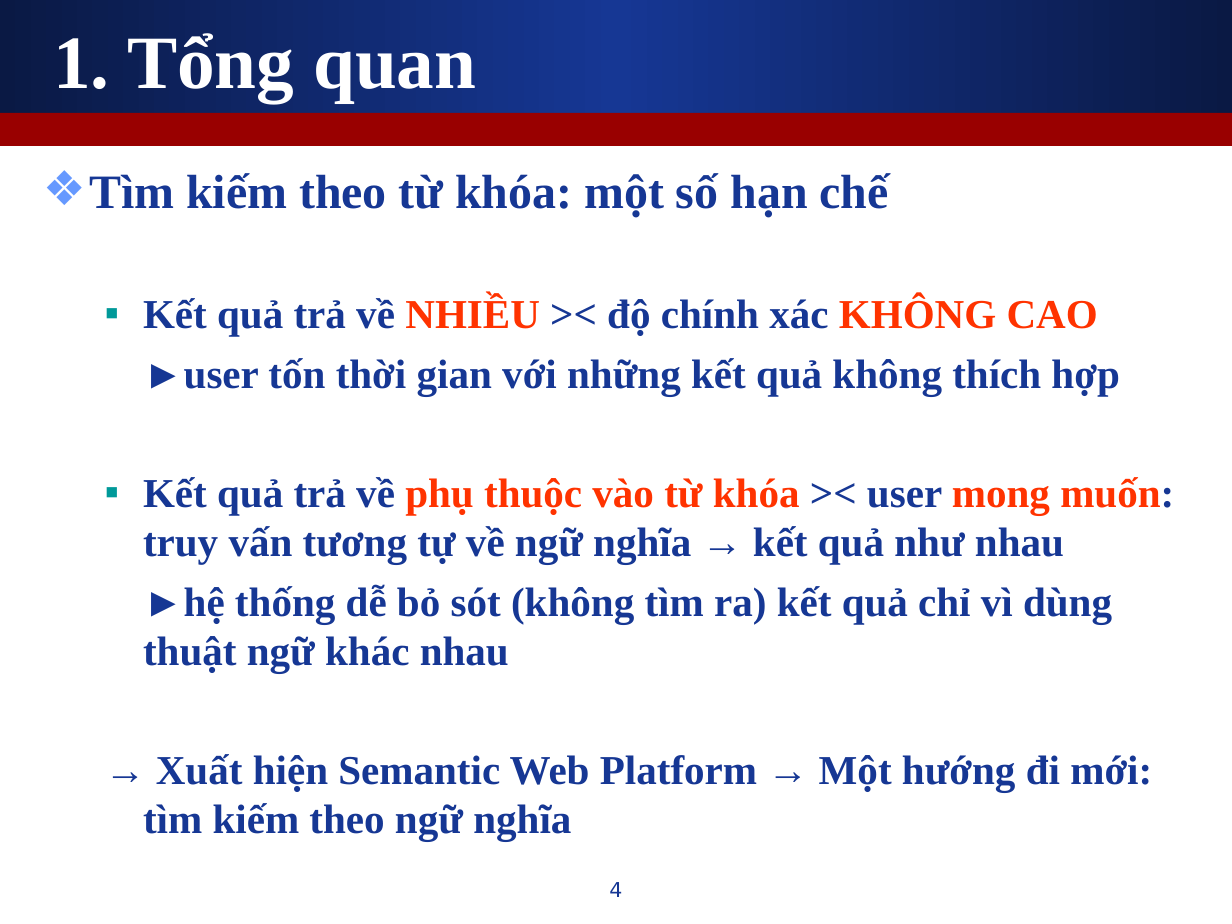
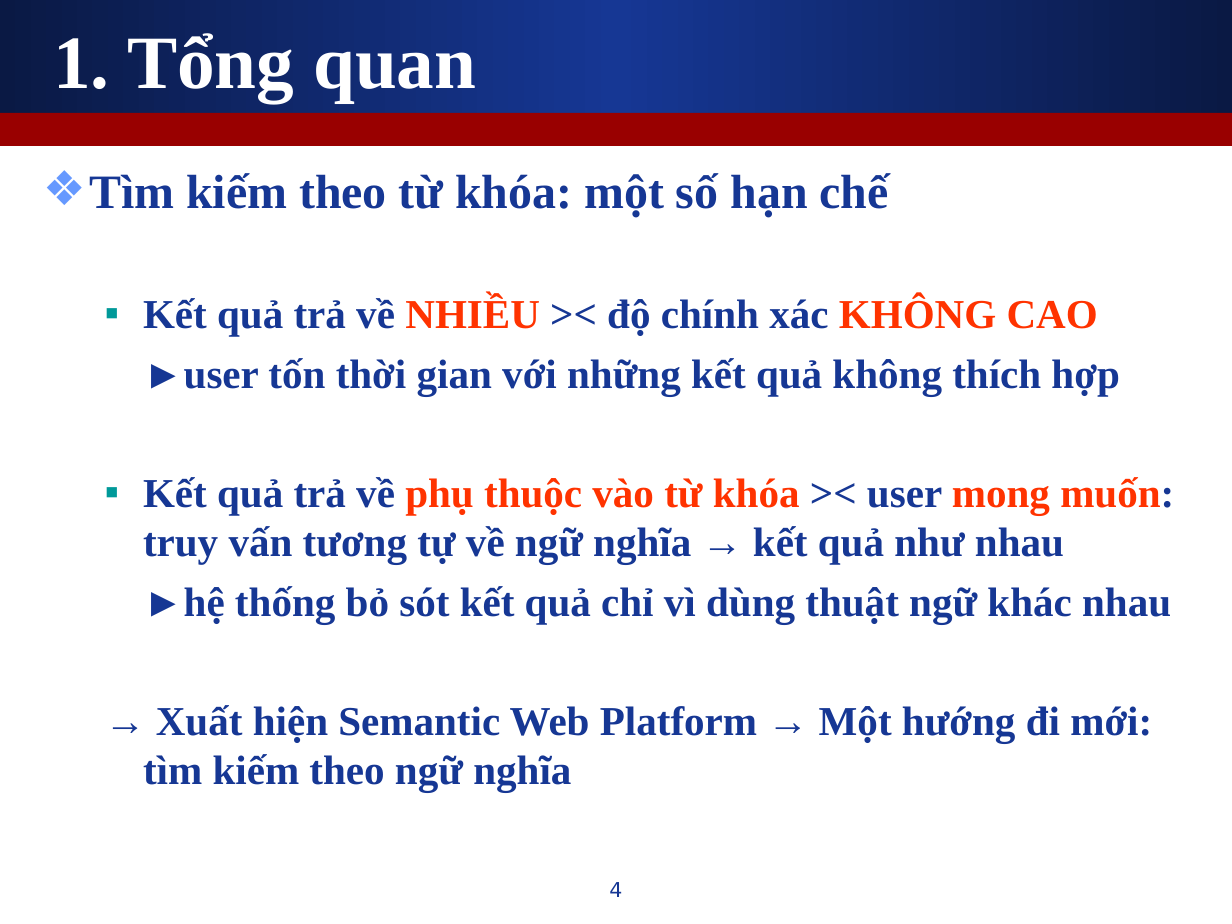
Before and after one commit to leaderwing/kt-kimres, a slide deck: slide 4 of note/Copy of [Thesis] Presentation.ppt. Drawn at 1232x924 pixels with LibreOffice and Linux fonts; fonts in the diff are those of the drawing. Boxes give left, top, right and bottom in pixels: in the first picture for what was removed or moved away, otherwise in the second. Text is boxed around its words. In the diff, an @@ line names an element or a change of style, - is before the commit and + after.

```diff
--- a/note/Copy of [Thesis] Presentation.ppt
+++ b/note/Copy of [Thesis] Presentation.ppt
@@ text at box(143, 586, 1171, 624): text changed @@
-  ►hệ thống dễ bỏ sót (không tìm ra) kết quả chỉ vì dùng thuật ngữ khác nhau
+  ►hệ thống bỏ sót kết quả chỉ vì dùng thuật ngữ khác nhau
```
Also in this commit, not shown: 1 other slide changed.
